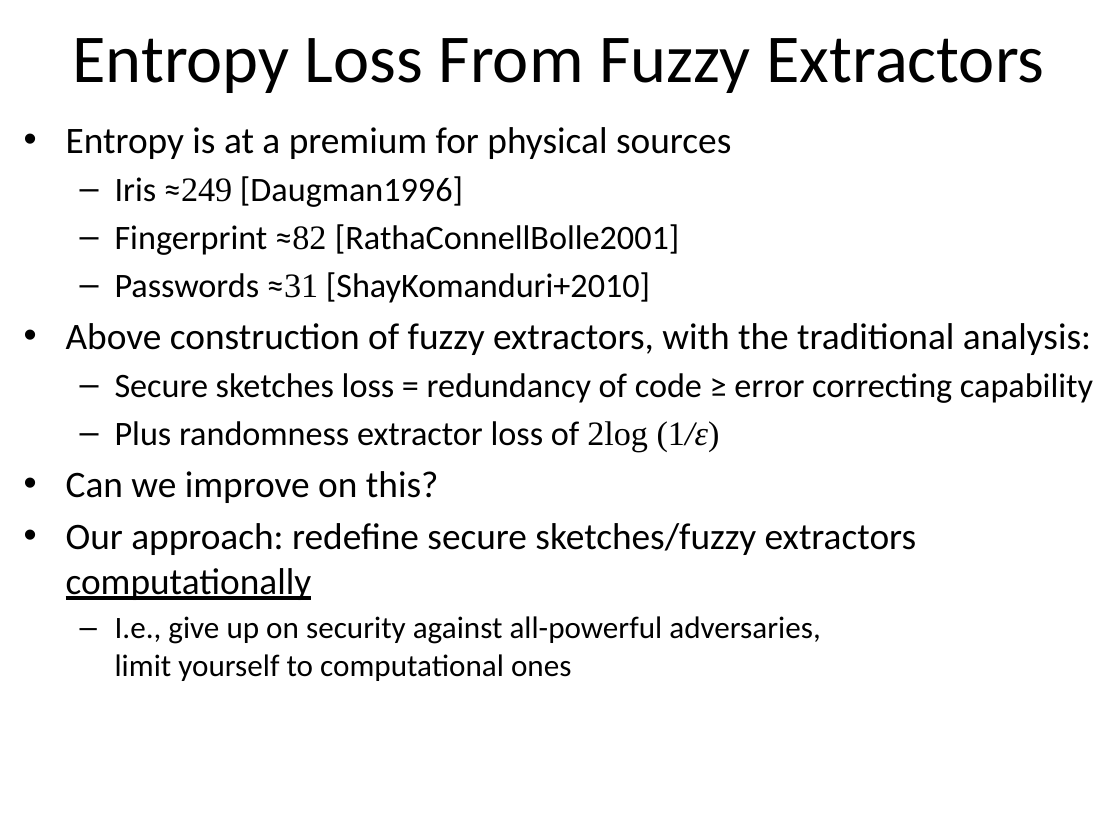
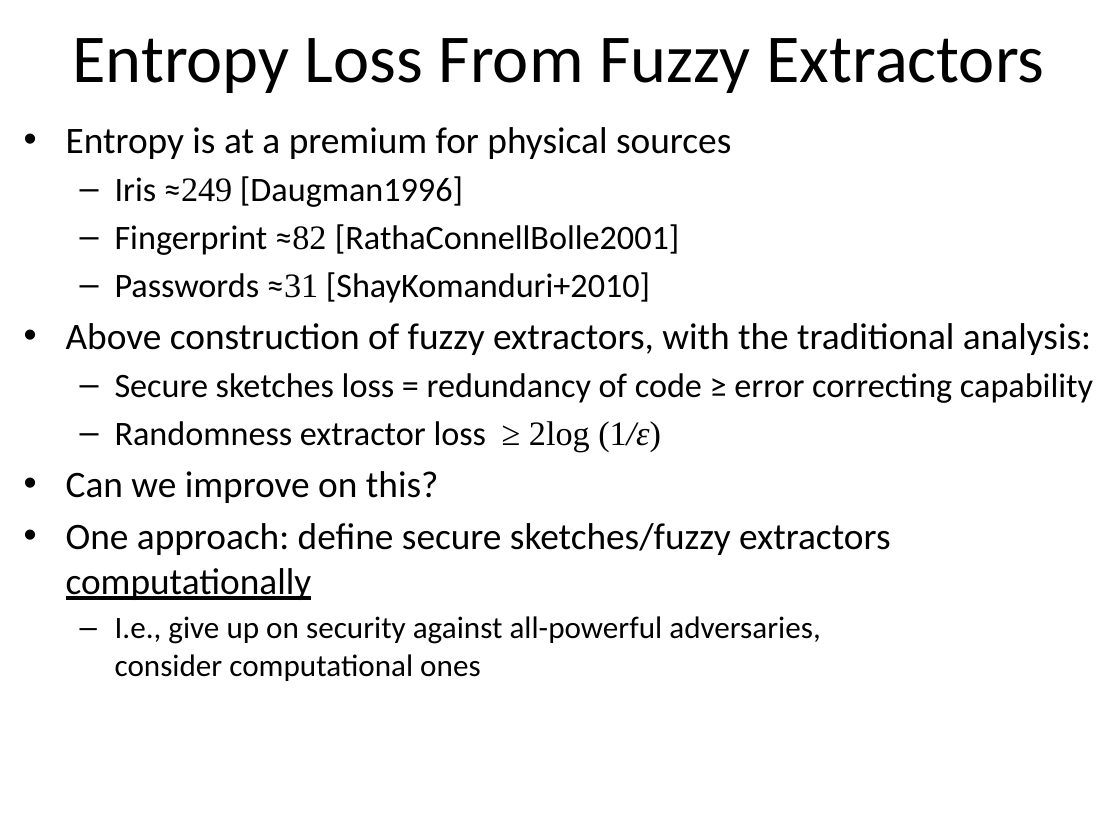
Before and after one commit to xianruimeng/comp-fuzzy-ext, a slide deck: slide 8 of ComputationalFuzzyExtractors-Asiacrypt.pptx. Drawn at 1120x840 pixels with LibreOffice and Linux fonts; fonts in the diff are those of the drawing. Boxes give left, top, right and bottom in pixels: in the first picture for what was removed or moved away, otherwise in the second. Text is boxed around its words. In the diff, an @@ line names an element or a change of style, - is before the commit and + after.

```diff
--- a/ComputationalFuzzyExtractors-Asiacrypt.pptx
+++ b/ComputationalFuzzyExtractors-Asiacrypt.pptx
@@ text at (x1=115, y1=421, x2=661, y2=452): text changed @@
-  – Plus randomness extractor loss of 2log (1/ε)
+  – Randomness extractor loss ≥ 2log (1/ε)
@@ text at (x1=66, y1=523, x2=890, y2=681): text changed @@
-• Our approach: redefine secure sketches/fuzzy extractors computationally
-  – I.e., give up on security against all-powerful adversaries,
-    limit yourself to computational ones
+• One approach: define secure sketches/fuzzy extractors computationally
+  – I.e., give up on security against all-powerful adversaries,
+    consider computational ones
```
Also in this commit, not shown: 15 other slides changed, 3 slides added.
